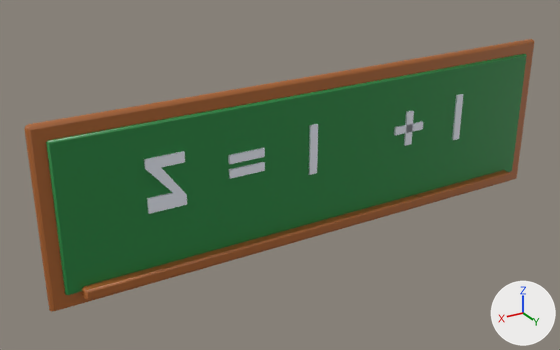
Two versions of the FBX model world_overhaul/export/decoration/School_Blackboard.fbx, one commit apart.
Rendered twice from a camera (50 mm lens) standing at (14.38, 21.04, 13.21) and looking at (1.5, -0.42, 2.48). The lights are fixed; the arrows at lower right show +X, +Y and +Z. The older version comes first.

The first picture shows 'School_Blackboard'.
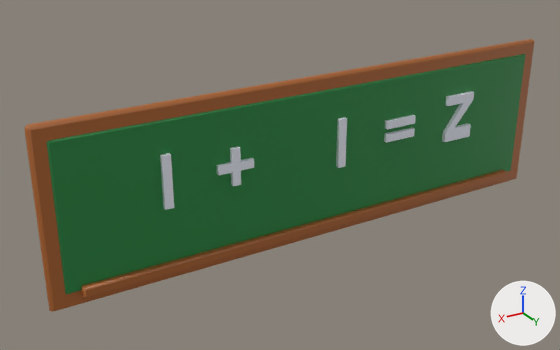
Location of each change, (x1, y1, x2, y2) in pixels of the pictures (560 x 350 px; the box of a moved part takes in the faces that stretch with it):
part 1 of me_school_blackboard, moved or reshaped
    before: (452, 94, 463, 140)
    after: (160, 153, 174, 210)
part 2 of me_school_blackboard, moved or reshaped
    before: (404, 110, 414, 146)
    after: (230, 146, 241, 186)
part 3 of me_school_blackboard, added
    after: (241, 158, 254, 170)
part 4 of me_school_blackboard, moved or reshaped
    before: (394, 121, 423, 135)
    after: (384, 128, 415, 143)
part 5 of me_school_blackboard, moved or reshaped
    before: (228, 148, 265, 164)
    after: (385, 115, 416, 130)
part 6 of me_school_blackboard, moved or reshaped
    before: (144, 151, 187, 214)
    after: (442, 91, 474, 142)
part 7 of me_school_blackboard, moved or reshaped
    before: (46, 54, 527, 300)
    after: (46, 54, 525, 297)
part 8 of me_school_blackboard, moved or reshaped
    before: (229, 124, 318, 179)
    after: (217, 117, 347, 175)

The edits, one by one:
me_school_blackboard is used by ob_school_blackboard; location (0.0, 0.0, 0.0).
Verts and faces of me_school_blackboard; kept vertices keep their numbers, new ones are numbered from 148.
Before the commit, vertices of me_school_blackboard: 88 (0.5, 0.0, 2.6), 89 (0.5, 0.0, 4.4), 90 (0.5, 0.4, 2.6) at pixel (317, 173), 91 (0.5, 0.4, 4.4) at pixel (318, 124), 92 (0.8, 0.0, 2.6).
Before the commit, vertices of me_school_blackboard: 93 (0.8, 0.0, 4.4), 94 (0.8, 0.4, 2.6) at pixel (309, 174), 95 (0.8, 0.4, 4.4) at pixel (310, 125), 112 (2.6, 0.0, 3.1), 113 (2.6, 0.0, 3.5).
Before the commit, vertices of me_school_blackboard: 114 (2.6, 0.4, 3.1) at pixel (264, 170), 115 (2.6, 0.4, 3.5) at pixel (264, 162), 116 (3.8, 0.0, 3.1), 117 (3.8, 0.0, 3.5), 118 (3.8, 0.4, 3.1) at pixel (230, 178).
Before the commit, vertices of me_school_blackboard: 119 (3.8, 0.4, 3.5) at pixel (229, 170).
me_school_blackboard had 148 vertices, 118 faces and spanned x -10.0..10.0, y -0.2..0.6, z 0.0..6.0.
me_school_blackboard now has 156 vertices, 124 faces and spans x -10.0..10.0, y -0.2..0.4, z 0.0..6.0.
me_school_blackboard part 1: the loose piece of 8 vertices spanning x -6.2..-5.8, y 0.0..0.4, z 2.6..4.4 is moved by (12.0, 0.0, 0.0).
me_school_blackboard part 2: the loose piece of 8 vertices spanning x -3.8..-3.4, y 0.0..0.4, z 2.8..4.2 is moved by (7.2, 0.0, 0.0).
me_school_blackboard part 3: a new loose piece, a box spanning x 2.95..3.45, y 0.05..0.35, z 3.35..3.65, in mat_wo_palette.
me_school_blackboard part 4: the loose piece of 8 vertices spanning x -4.2..-2.9, y 0.0..0.4, z 3.3..3.7 is moved by (0.4, 0.0, -0.2).
me_school_blackboard part 5: the loose piece of 8 vertices spanning x 2.6..3.8, y 0.0..0.4, z 3.6..4.0 is moved by (-6.4, 0.0, 0.0).
me_school_blackboard part 6: the loose piece of 20 vertices spanning x 5.4..6.7, y 0.0..0.4, z 2.6..4.4 is mirrored in x about the mesh origin.
Part 7, on me_school_blackboard:
1 vertex is removed from x 8.9, y 0.5, z 0.6.
8 faces are deleted.
19 vertices in x -9.5..9.5, y 0.0..0.5, z 0.3..5.5 move by (0.0, -0.1, 0.0).
4 vertices in x -8.9..8.9, y 0.6, z 0.3..0.6 move by (0.0, -0.2, 0.0).
7 vertices move from x -9.5..9.5, y 0.0..0.1, z 0.5..5.5 to x -9.5..9.5, y 0.0..0.4, z 0.5..5.5.
1 vertex is added at (8.9, 0.0, 0.6).
8 new faces join them.
Part 8, on me_school_blackboard:
Vertices 88 to 95 move by (-1.3, 0.0, 0.0).
Vertices 112 to 115 move by (1.2, 0.0, 0.2).
Vertices 116 to 119 move by (0.4, 0.0, 0.2).
